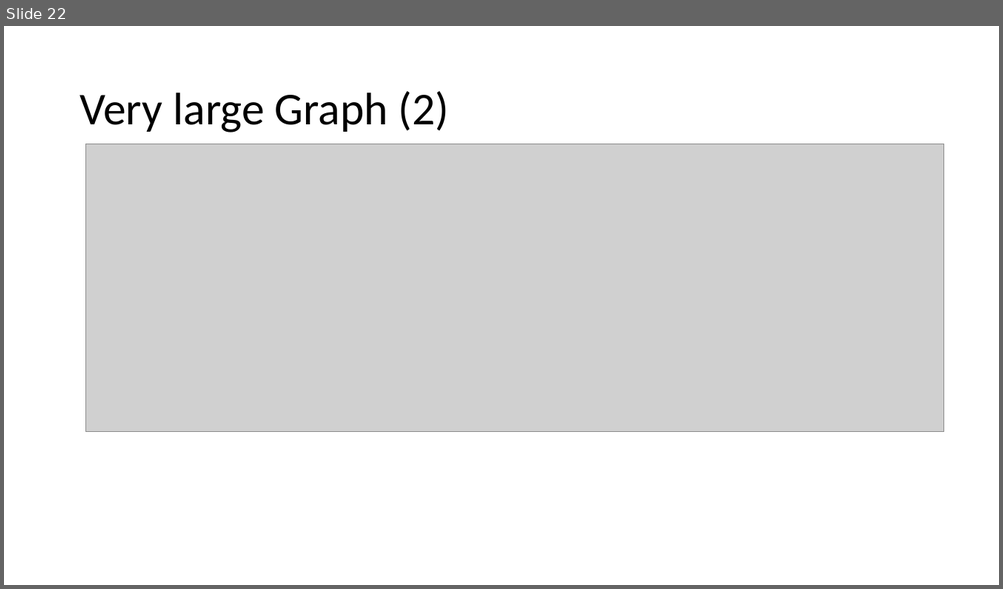
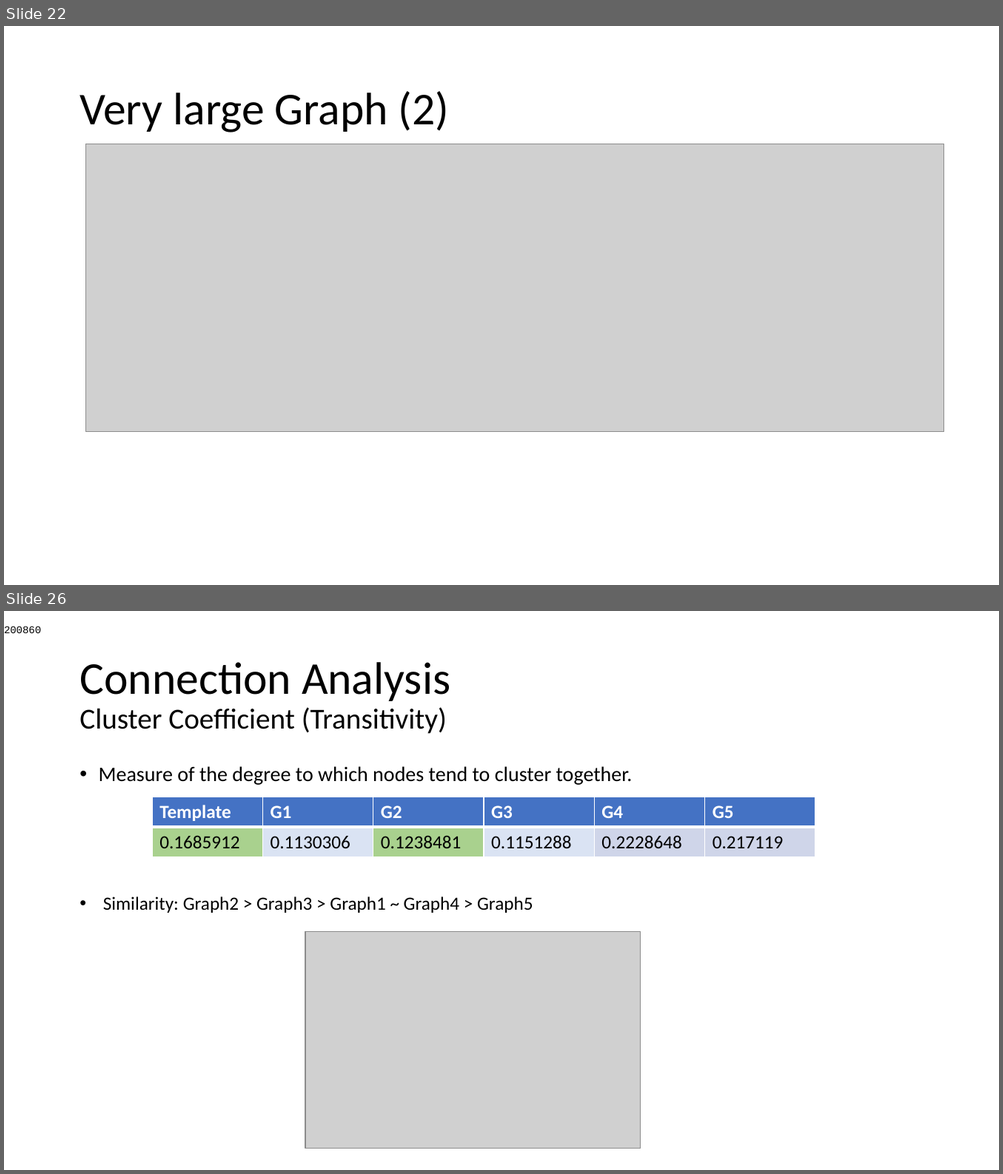
Before and after one commit to AtrayeeNeog/Visualization_2019-20, a slide deck: Documentation/Presentation/Project_Presentation_v2.pptx. Shown one above the other, each under a label of ours: slide 22 before the commit, slides 22 and 26 after it; the slides between them are not shown. The pictures are 1003x589 and 1003x1174 pixels, drawn with LibreOffice and Linux fonts; fonts in the diff are those of the drawing; grey boxes stand for pictures. Boxes give left, top, right and bottom in pixels: in the first picture for what was removed or moved away, otherwise in the second. Text is boxed around its words. In the diff, an @@ line names an element or a change of style, - is before the commit and + after.

```diff
--- a/Documentation/Presentation/Project_Presentation_v2.pptx
+++ b/Documentation/Presentation/Project_Presentation_v2.pptx
@@ slide 26 added at [4, 611, 999, 1170], background #FFFFFF @@
@@ text added at [4, 626, 41, 633], 10 pt, text #000000 @@
+200860
@@ title added at [79, 662, 450, 734], 28 pt, text #000000 @@
+Connection Analysis
+Cluster Coefficient (Transitivity)
@@ text added at [99, 766, 632, 785], 20 pt, text #000000 @@
+• Measure of the degree to which nodes tend to cluster together.
@@ table added at [153, 797, 815, 857], 2 rows, 6 columns @@
+Template | G1 | G2 | G3 | G4 | G5
+0.1685912 | 0.1130306 | 0.1238481 | 0.1151288 | 0.2228648 | 0.217119
@@ text added at [103, 897, 532, 913], 18 pt, text #000000 @@
+• Similarity: Graph2 > Graph3 > Graph1 ~ Graph4 > Graph5
@@ picture added at [305, 932, 640, 1149] @@
```
Also in this commit, not shown: 9 other slides added, 1 other file.
